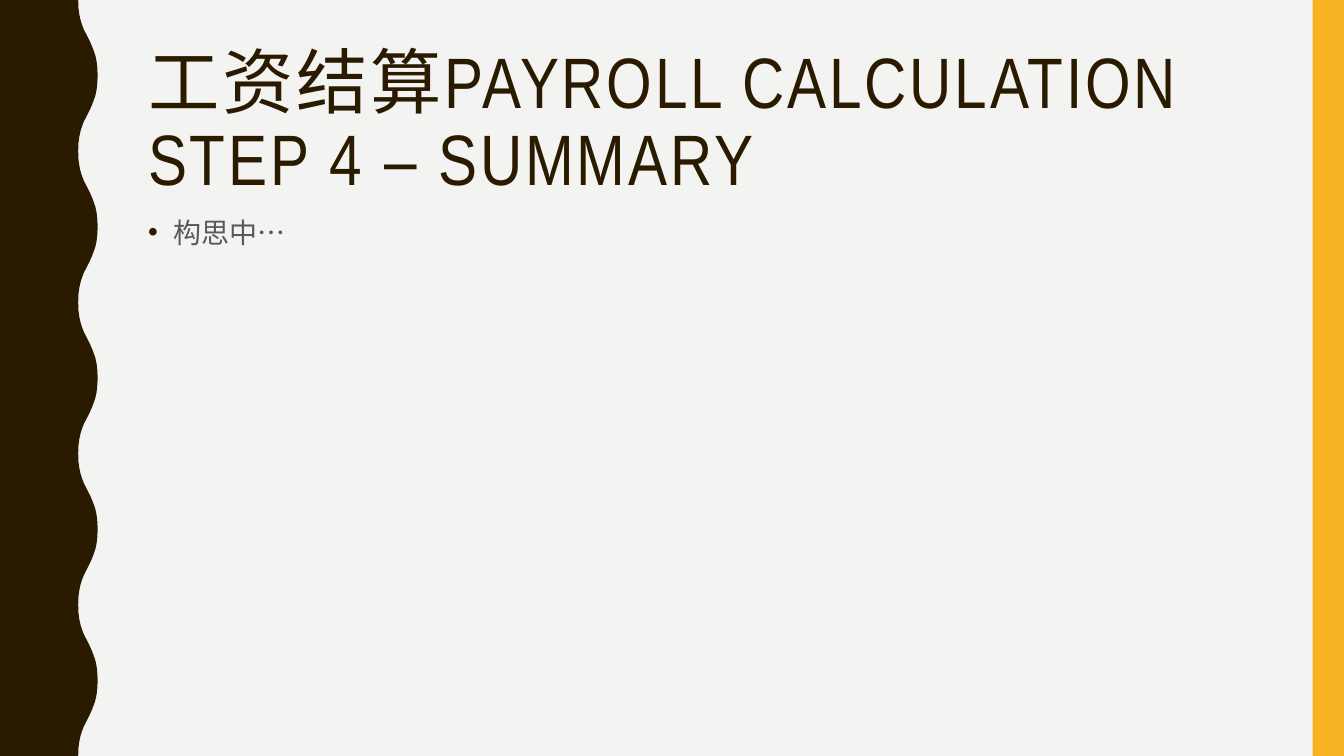
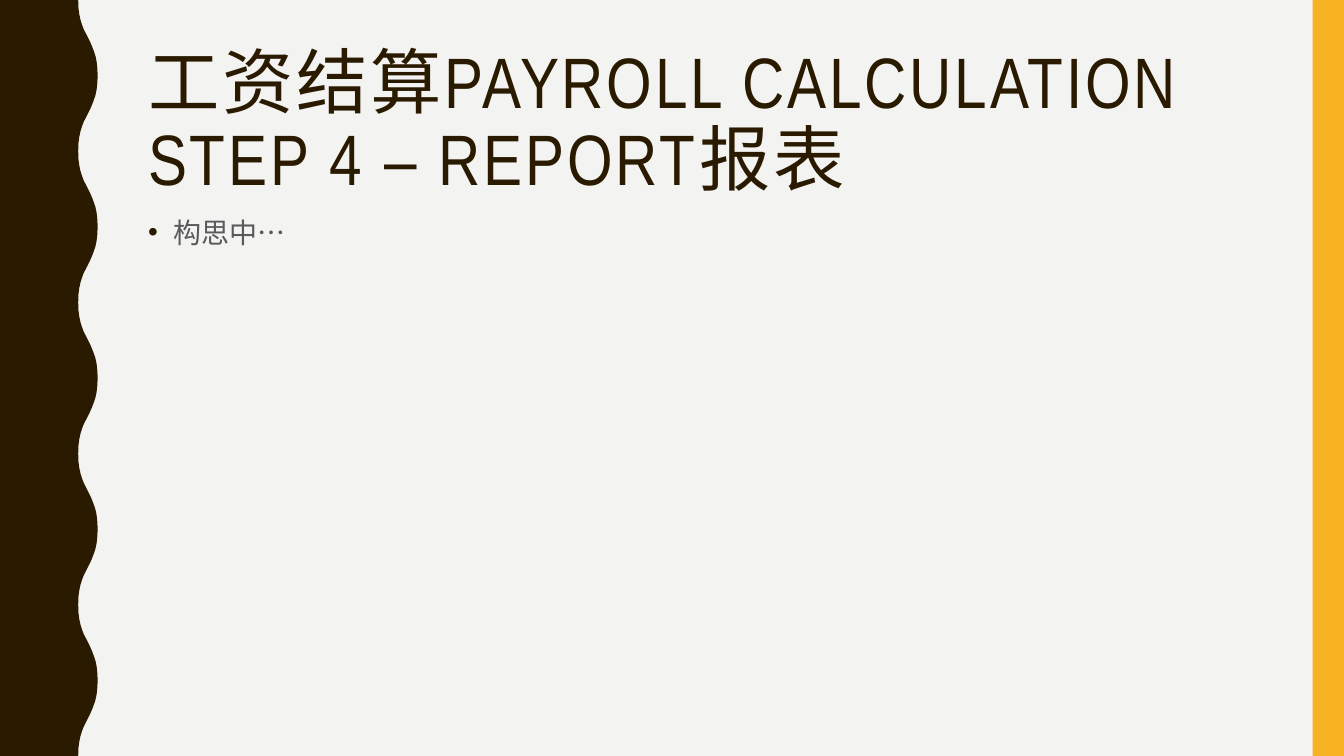
Before and after one commit to payrolls/payrolls.github.io, a slide deck: slide 13 of doc/Payroll Web UI.pptx. Drawn at 1344x756 pixels with LibreOffice and Linux fonts; fonts in the diff are those of the drawing. Boxes give left, top, right and bottom in pixels: in the first picture for what was removed or moved away, otherwise in the second. Text is boxed around its words. In the diff, an @@ line names an element or a change of style, - is before the commit and + after.

Commit message:
payroll status update step 2 & 3 API updated

```diff
--- a/doc/Payroll Web UI.pptx
+++ b/doc/Payroll Web UI.pptx
@@ title at [148,47,1176,191]: text changed @@
-工资结算PAYROLL CALCULATION
-STEP 4 – SUMMARY
+工资结算PAYROLL CALCULATION
+STEP 4 – REPORT报表
```
Also in this commit, not shown: 4 other slides changed, 1 other file.
